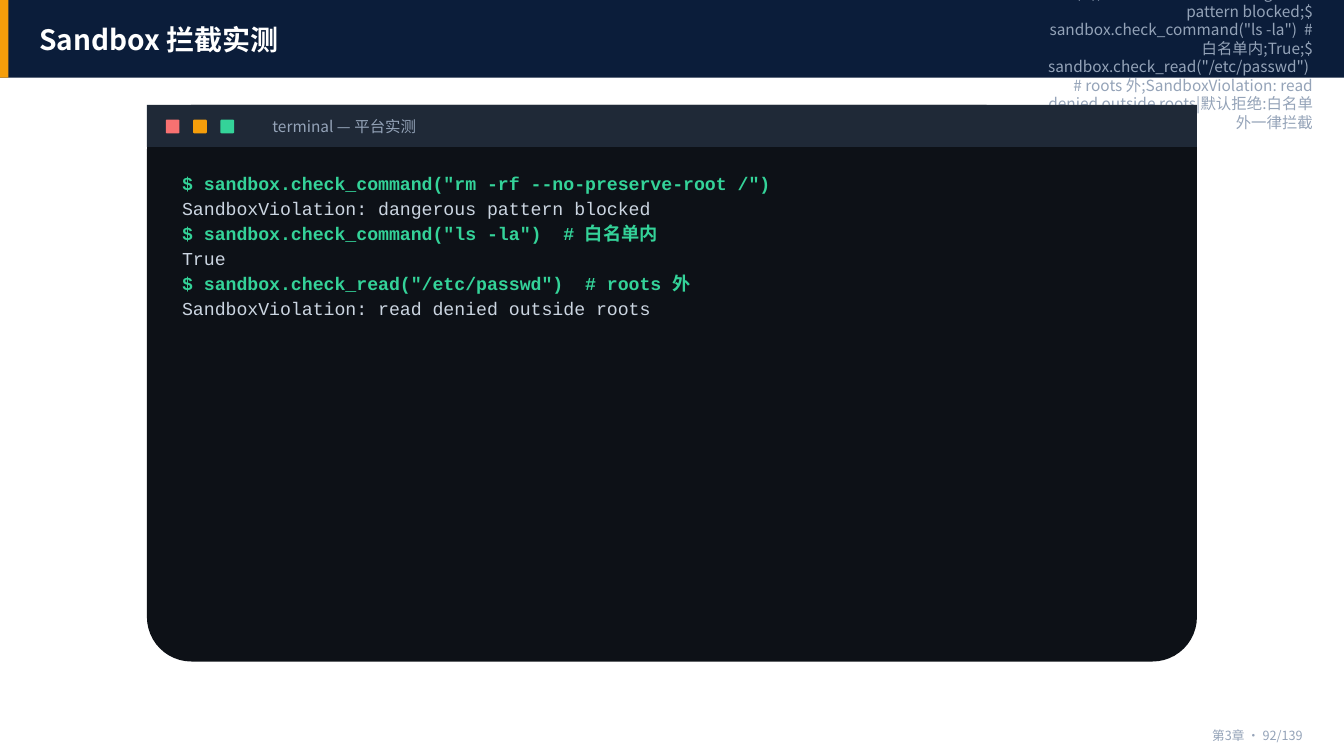
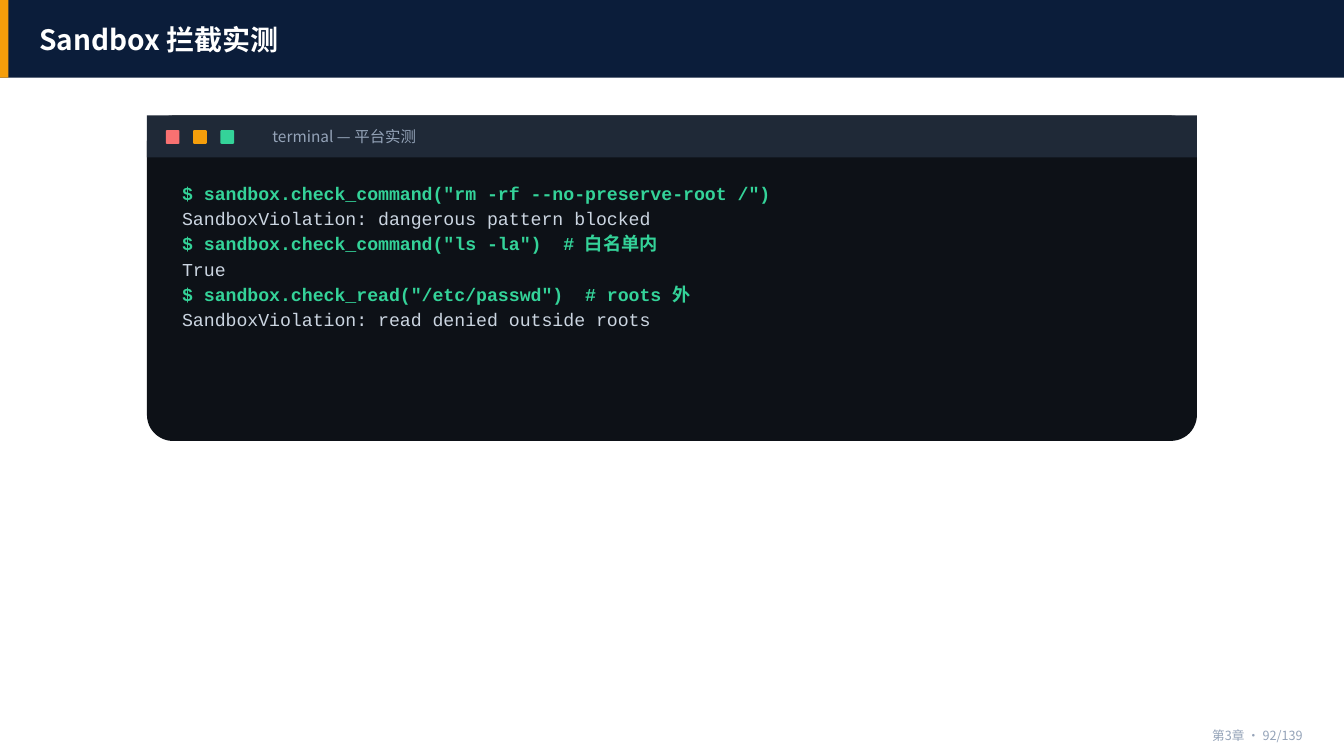
Before and after one commit to tianqiongenze/ai-agent-bootcamp-course, a slide deck: slide 92 of 03-课件PPT/第3章-Agent Loop.pptx. Drawn at 1344x756 pixels with LibreOffice and Linux fonts; fonts in the diff are those of the drawing. Boxes give left, top, right and bottom in pixels: in the first picture for what was removed or moved away, otherwise in the second. Text is boxed around its words. In the diff, an @@ line names an element or a change of style, - is before the commit and + after.

```diff
--- a/03-课件PPT/第3章-Agent Loop.pptx
+++ b/03-课件PPT/第3章-Agent Loop.pptx
@@ text removed at (x1=1048, y1=1, x2=1313, y2=129) @@
-$ sandbox.check_command("rm -rf --no-preserve-root /");SandboxViolation: dangerous pattern blocked;$ sandbox.check_command("ls -la") # 白名单内;True;$ sandbox.check_read("/etc/passwd") # roots 外;SandboxViolation: read denied outside roots|默认拒绝:白名单外一律拦截
@@ rectangle moved from (x1=147, y1=105, x2=1198, y2=147) to (x1=147, y1=116, x2=1198, y2=158) @@
@@ rounded rectangle resized from (x1=147, y1=105, x2=1198, y2=661) to (x1=147, y1=116, x2=1198, y2=442) @@
@@ text "terminal — 平台实测" moved from (x1=272, y1=119, x2=416, y2=133) to (x1=272, y1=129, x2=416, y2=143) @@
@@ rounded rectangle moved from (x1=221, y1=120, x2=235, y2=134) to (x1=166, y1=130, x2=180, y2=144) @@
@@ rounded rectangle at (x1=166, y1=130, x2=180, y2=144): fill #34D399 to #F87171 @@
@@ rounded rectangle moved from (x1=166, y1=120, x2=180, y2=134) to (x1=194, y1=130, x2=208, y2=144) @@
@@ rounded rectangle at (x1=194, y1=130, x2=208, y2=144): fill #F87171 to #F59E0B @@
@@ rounded rectangle moved from (x1=194, y1=120, x2=208, y2=134) to (x1=221, y1=130, x2=235, y2=144) @@
@@ rounded rectangle at (x1=221, y1=130, x2=235, y2=144): fill #F59E0B to #34D399 @@
@@ text "$ sandbox.check_command("rm -rf --no-preserve-root /")" moved from (x1=182, y1=177, x2=727, y2=316) to (x1=182, y1=188, x2=727, y2=327) @@
```
Also in this commit, not shown: 29 other slides changed, 37 other files.
